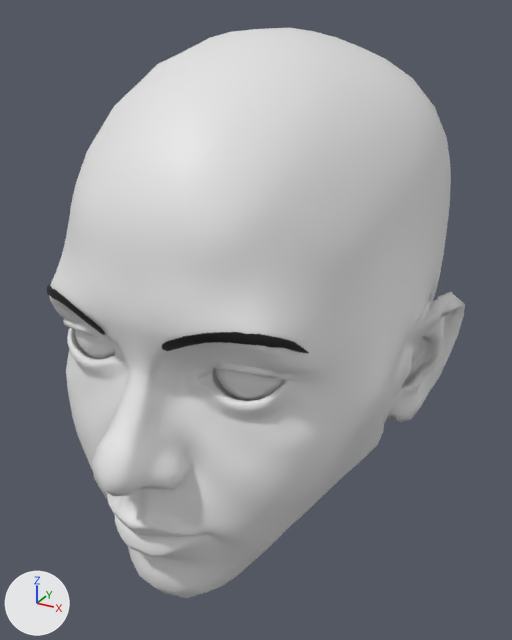
The Blender file AssetsSource/Heads/MyHumanHead.blend: old version first, new version second.
Both versions are drawn from a 50 mm camera at (0.15, -0.277, 0.216) aimed at (0.003, -0.008, 0.082). Lighting does not change. The marker at lower left points along +X, +Y and +Z. The first picture is the older version.

Before the edit, the objects in view are built like this:
```python
ob_eyebrows = bpy.data.objects.new('EyeBrows', me_retopoflow_007)
ob_eyebrows.location = (0.0, -0.0525, 0.0525)
ob_eyebrows.scale = (0.184, 0.184, 0.184)
ob_geo_head_sculpting_realistic_sclera_l = bpy.data.objects.new('GEO-head_sculpting_realistic.sclera.L', me_geo_head_sculpting_realistic_sclera_l_001)
ob_geo_head_sculpting_realistic_sclera_l.parent = ob_myhumanhead
ob_geo_head_sculpting_realistic_sclera_l.location = (0.0346, -0.0667, 0.0936)
ob_geo_head_sculpting_realistic_sclera_l.rotation_euler = (0.0, 0.0, 0.0698)  # degrees (0, 0, 4)
ob_geo_head_sculpting_realistic_sclera_l.scale = (0.9, 0.9, 0.9)
ob_geo_head_sculpting_realistic_sclera_r = bpy.data.objects.new('GEO-head_sculpting_realistic.sclera.R', me_geo_head_sculpting_realistic_sclera_r_001)
ob_geo_head_sculpting_realistic_sclera_r.parent = ob_myhumanhead
ob_geo_head_sculpting_realistic_sclera_r.location = (-0.0346, -0.0667, 0.0936)
ob_geo_head_sculpting_realistic_sclera_r.rotation_euler = (0.0, 0.0, -0.0704)  # degrees (0, 0, -4)
ob_geo_head_sculpting_realistic_sclera_r.scale = (0.9, 0.9, 0.9)
ob_myhumanhead = bpy.data.objects.new('MyHumanHead', me_myhumanheadmesh)
ob_myhumanhead.location = (0.0, 0.0, 0.0)
ob_myhumanhead.rotation_euler = (1.623, 0.0, 0.0)  # degrees (93, 0, 0)
ob_myhumanhead.scale = (0.9, 0.9, 0.9)
```
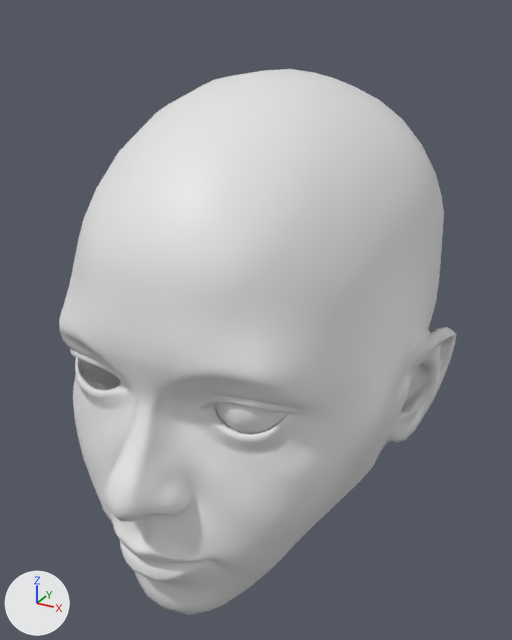
The edits, one by one:
me_myhumanheadmesh is used by ob_myhumanhead; location (0.0, 0.0, 0.0); rotation (1.623, 0.0, 0.0), in degrees (93, 0, 0); scale (0.9, 0.9, 0.9).
me_myhumanheadmesh had 3079 vertices, 3086 faces and spanned x -0.101..0.101, y -0.021..0.232, z -0.122..0.128.
me_myhumanheadmesh now has 3079 vertices, 3086 faces and spans x -0.089..0.089, y -0.032..0.191, z -0.106..0.112.
me_myhumanheadmesh part 1: 3079 of 3079 vertices moved; they spanned x -0.101..0.101, y -0.021..0.232, z -0.122..0.128 and now span x -0.089..0.089, y -0.032..0.191, z -0.106..0.112; mean shift (0.0, -0.023, -0.006).
Object 'EyeBrows' (ob_eyebrows) moves from (0.0, -0.0525, 0.0525) to (0.0, -0.0512, 0.0379).
Object 'EyeBrows' (ob_eyebrows) is now hidden.
Object 'MyHumanHead' (ob_myhumanhead) is rescaled from (0.9, 0.9, 0.9) to (1.0, 1.0, 1.0).
Object 'GEO-head_sculpting_realistic.sclera.R' (ob_geo_head_sculpting_realistic_sclera_r) is deleted.

What differs and where, as boxes (x1, y1, x2, y2) in the pictures (512 x 640 px):
'MyHumanHead', reshaped, rescaled: before (50, 28, 465, 599); after (59, 69, 456, 615)
'GEO-head_sculpting_realistic.sclera.L', rescaled: before (214, 368, 285, 401); after (215, 402, 287, 434)
'EyeBrows', hidden: before (47, 285, 308, 354)
'GEO-head_sculpting_realistic.sclera.R', deleted: before (74, 329, 115, 359)
